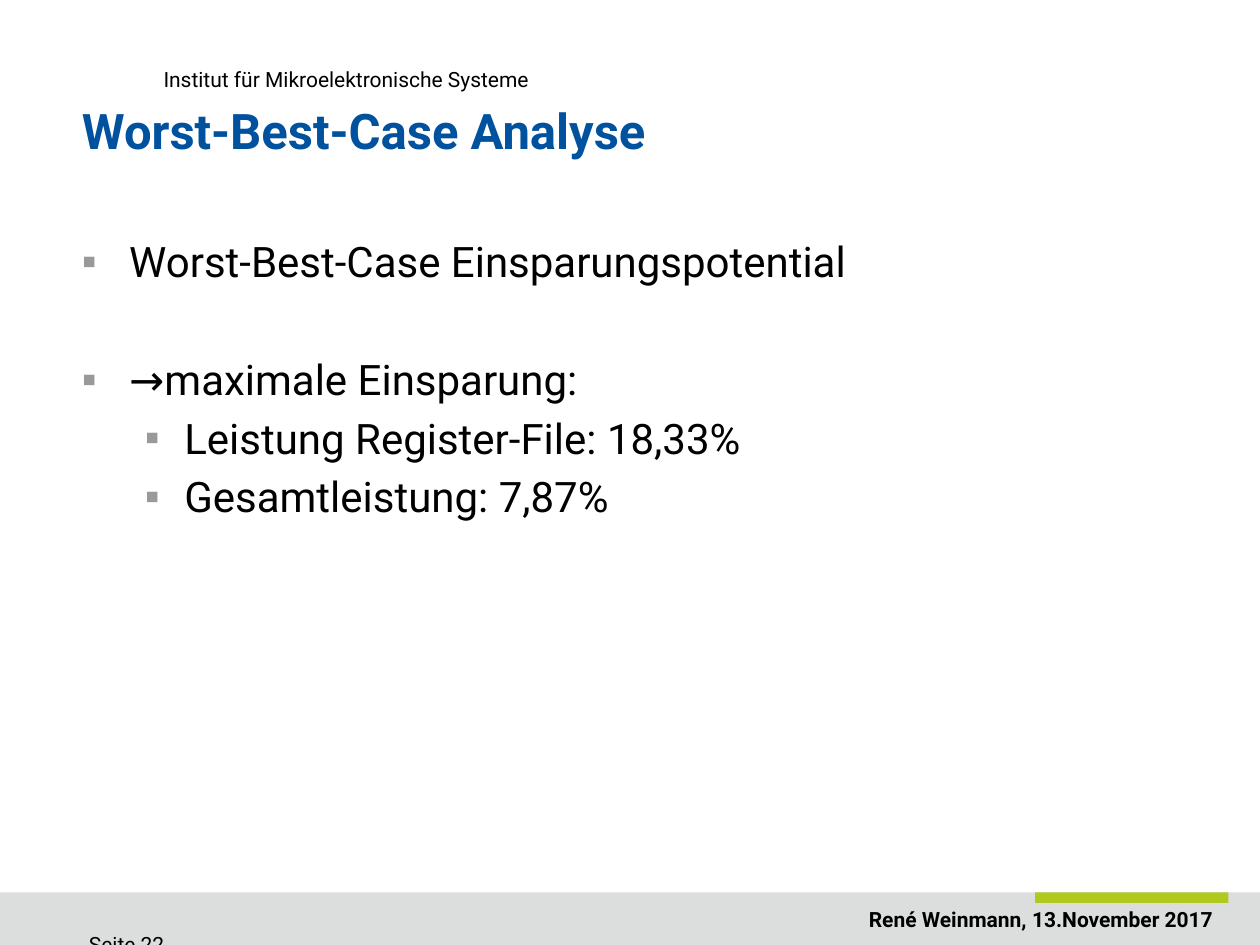
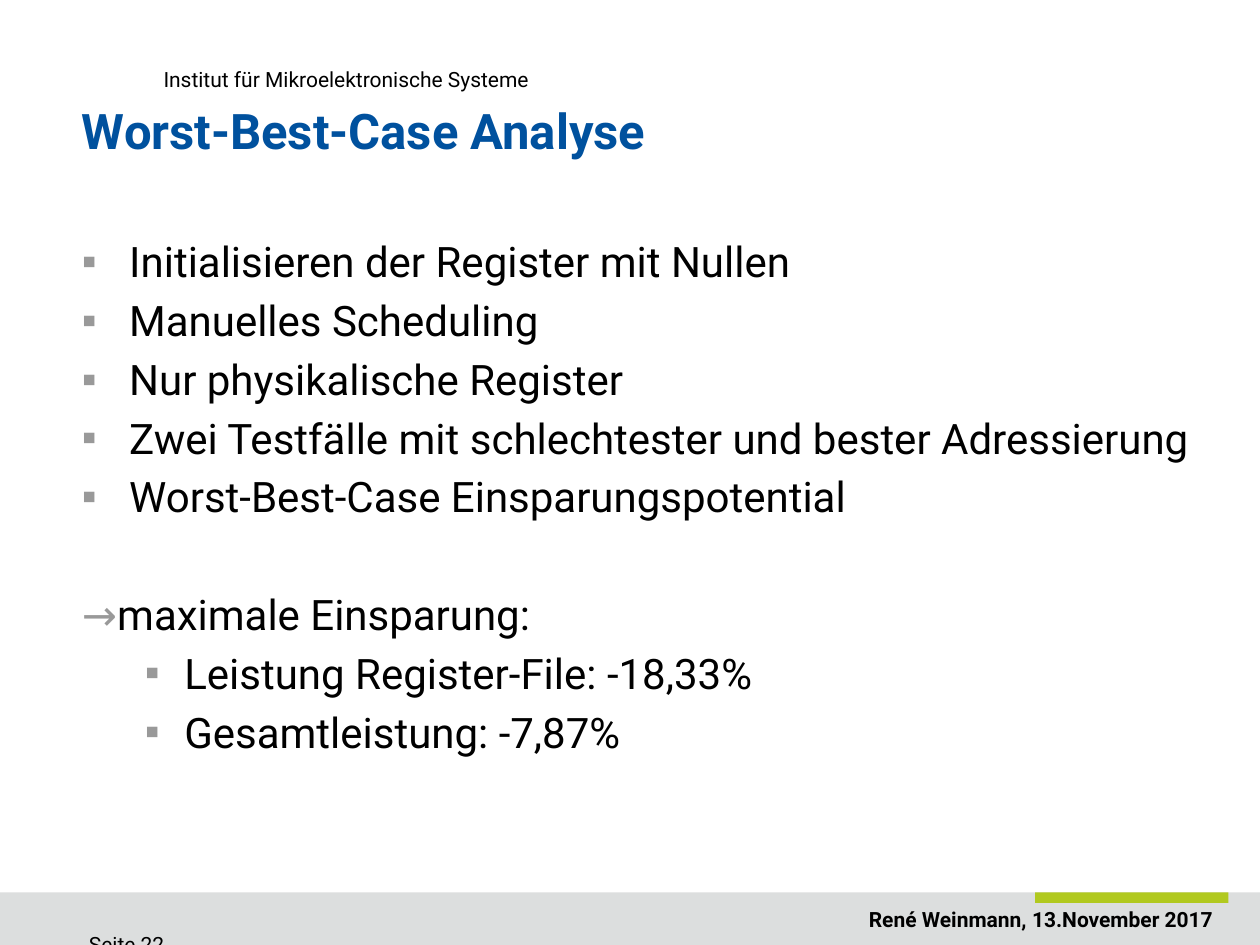
Before and after one commit to ReneWeinmann/Masterarbeit, a slide deck: slide 22 of Presentation_Rene_Weinmann.pptx. Drawn at 1260x945 pixels with LibreOffice and Linux fonts; fonts in the diff are those of the drawing; background and template pictures are left out. Boxes give left, top, right and bottom in pixels: in the first picture for what was removed or moved away, otherwise in the second. Text is boxed around its words. In the diff, an @@ line names an element or a change of style, - is before the commit and + after.

```diff
--- a/Presentation_Rene_Weinmann.pptx
+++ b/Presentation_Rene_Weinmann.pptx
@@ text at [129,245,1188,463]: paragraphs added @@
+▪ Initialisieren der Register mit Nullen
+▪ Manuelles Scheduling
+▪ Nur physikalische Register
+▪ Zwei Testfälle mit schlechtester und bester Adressierung
@@ text at [82,598,530,639]: text colour #000000 to #999999 in "→maximale"; bullet ▪ to none @@
@@ text at [184,657,752,757]: text changed @@
-  ▪ Leistung Register-File: 18,33%
-  ▪ Gesamtleistung: 7,87%
+  ▪ Leistung Register-File: -18,33%
+  ▪ Gesamtleistung: -7,87%
```
Also in this commit, not shown: 20 other slides changed.
